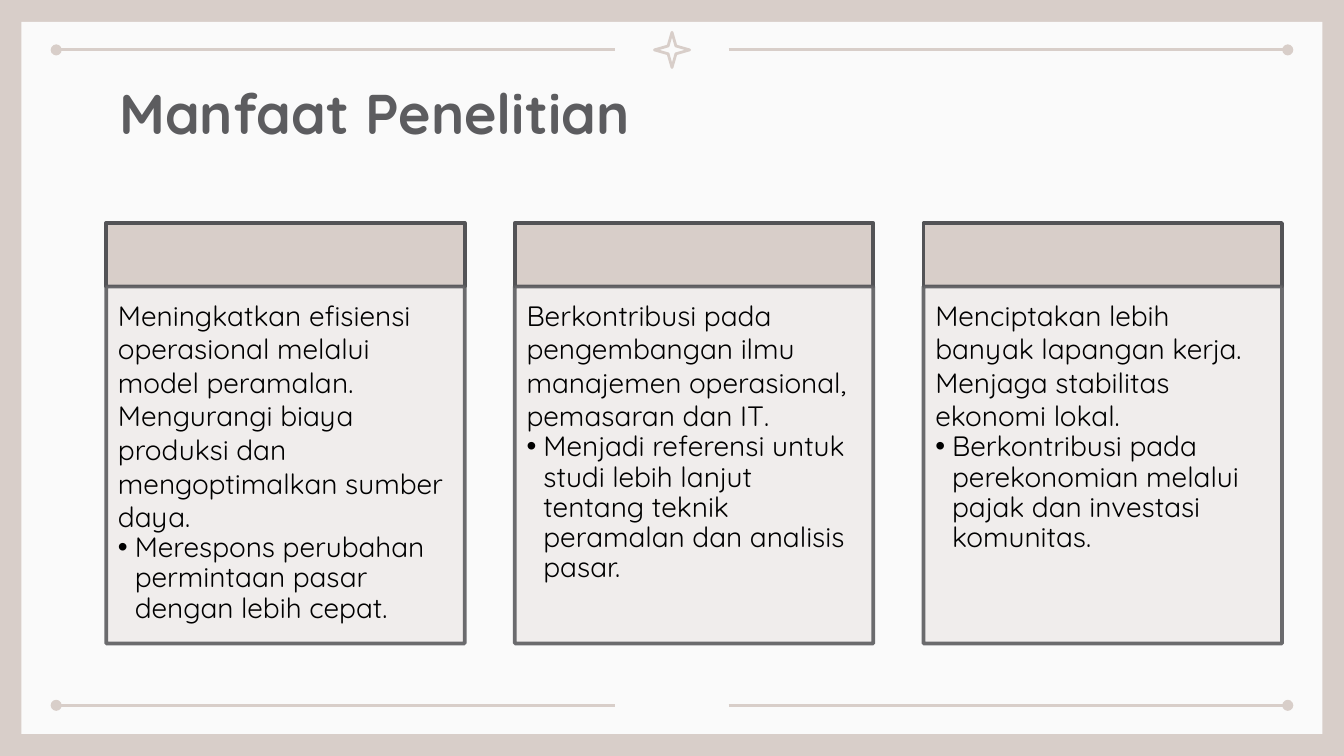
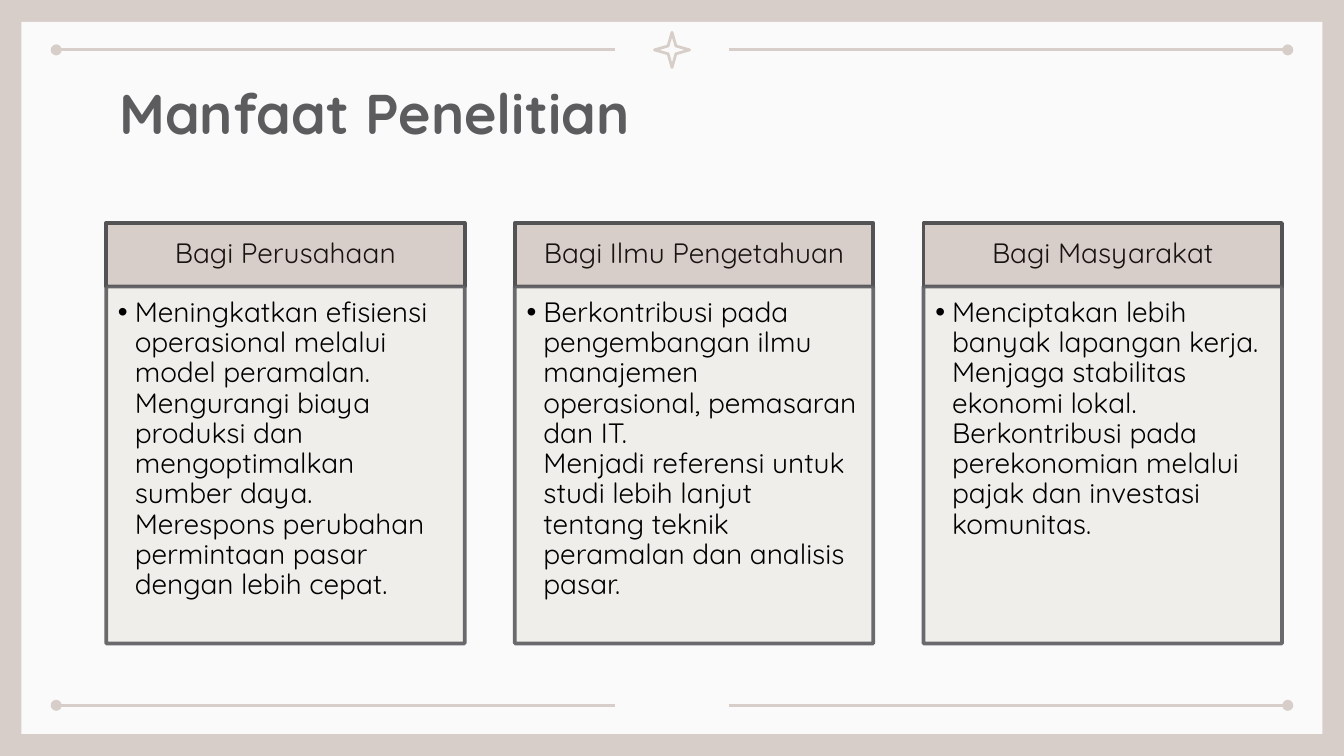
Before and after one commit to christiankencana/thesis, a slide deck: slide 7 of document/2211601741_ChristianKencana_Thesis.pptx. Drawn at 1344x756 pixels with LibreOffice and Linux fonts; fonts in the diff are those of the drawing. Boxes give left, top, right and bottom in pixels: in the first picture for what was removed or moved away, otherwise in the second. Text is boxed around its words. In the diff, an @@ line names an element or a change of style, - is before the commit and + after.

```diff
--- a/document/2211601741_ChristianKencana_Thesis.pptx
+++ b/document/2211601741_ChristianKencana_Thesis.pptx
@@ outline #535356 2 pt to #535355 2 pt in 3 elements at [106, 223, 465, 286], [515, 223, 874, 286], [923, 223, 1282, 286] @@
@@ text added at [175, 242, 396, 269], 15 pt, text #181411 @@
+Bagi Perusahaan
@@ text added at [544, 242, 844, 269], 15 pt, text #181411 @@
+Bagi Ilmu Pengetahuan
@@ text added at [992, 242, 1213, 269], 15 pt, text #181411 @@
+Bagi Masyarakat
@@ less space between paragraphs in 3 elements at [135, 301, 427, 600], [543, 301, 856, 600], [952, 301, 1258, 535] @@
@@ fill #F0EDEB at 90% opacity to #EFEDEA at 90% opacity; outline #5C5C5F 2 pt to #5B5B5F 2 pt in 3 elements at [106, 286, 465, 644], [515, 286, 874, 644], [923, 286, 1282, 644] @@
```
Also in this commit, not shown: 13 other slides changed, 5 other files.
